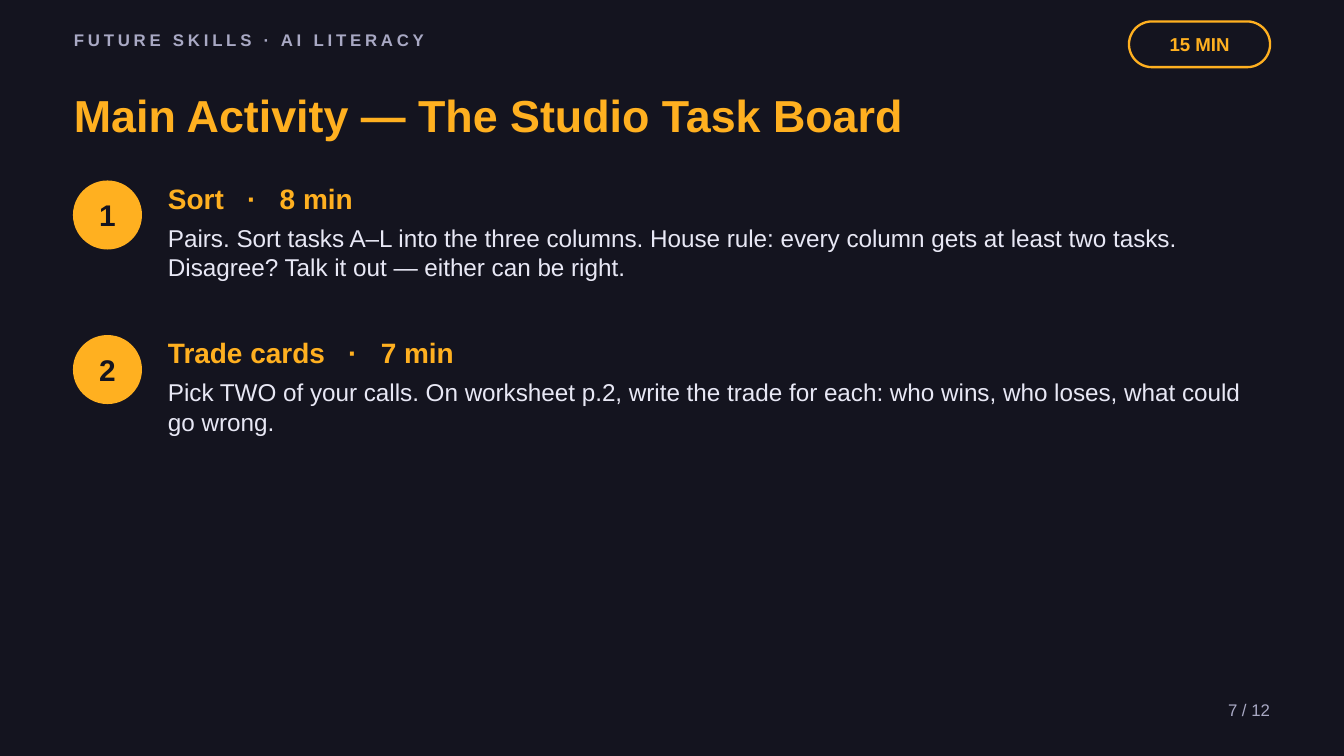
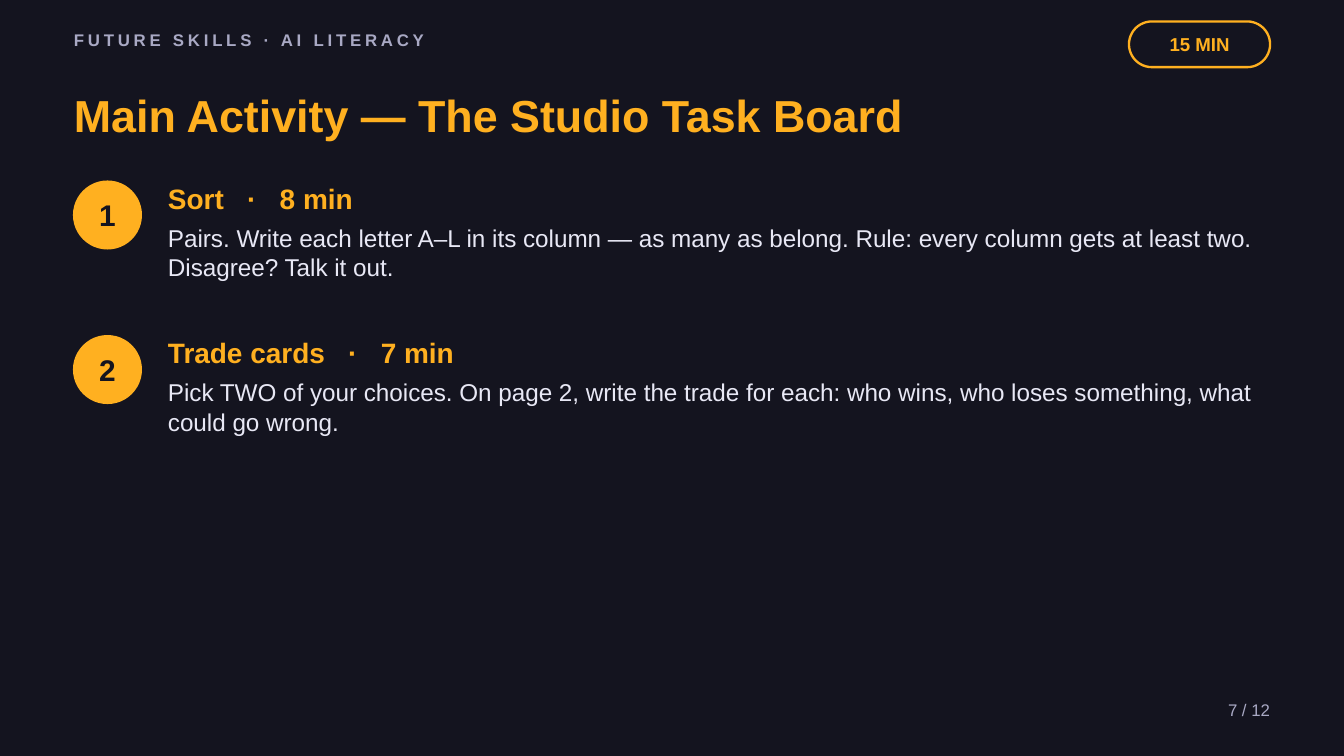
Before and after one commit to phiunit/tptphi, a slide deck: slide 7 of products/ai-boring-work/dist/Robots Do the Boring Work - Slides.pptx. Drawn at 1344x756 pixels with LibreOffice and Linux fonts; fonts in the diff are those of the drawing. Boxes give left, top, right and bottom in pixels: in the first picture for what was removed or moved away, otherwise in the second. Text is boxed around its words. In the diff, an @@ line names an element or a change of style, - is before the commit and + after.

```diff
--- a/products/ai-boring-work/dist/Robots Do the Boring Work - Slides.pptx
+++ b/products/ai-boring-work/dist/Robots Do the Boring Work - Slides.pptx
@@ text at <box>168,229,1251,281</box>: text changed @@
-Pairs. Sort tasks A–L into the three columns. House rule: every column gets at least two tasks. Disagree? Talk it out — either can be right.
+Pairs. Write each letter A–L in its column — as many as belong. Rule: every column gets at least two. Disagree? Talk it out.
@@ text at <box>168,383,1251,436</box>: text changed @@
-Pick TWO of your calls. On worksheet p.2, write the trade for each: who wins, who loses, what could go wrong.
+Pick TWO of your choices. On page 2, write the trade for each: who wins, who loses something, what could go wrong.
```
Also in this commit, not shown: 11 other slides changed, 32 other files.
